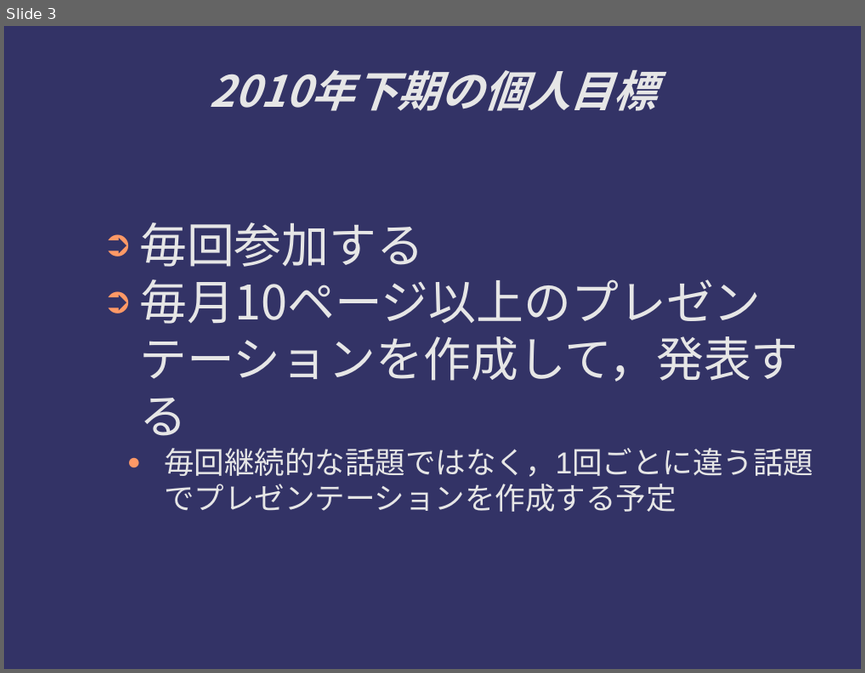
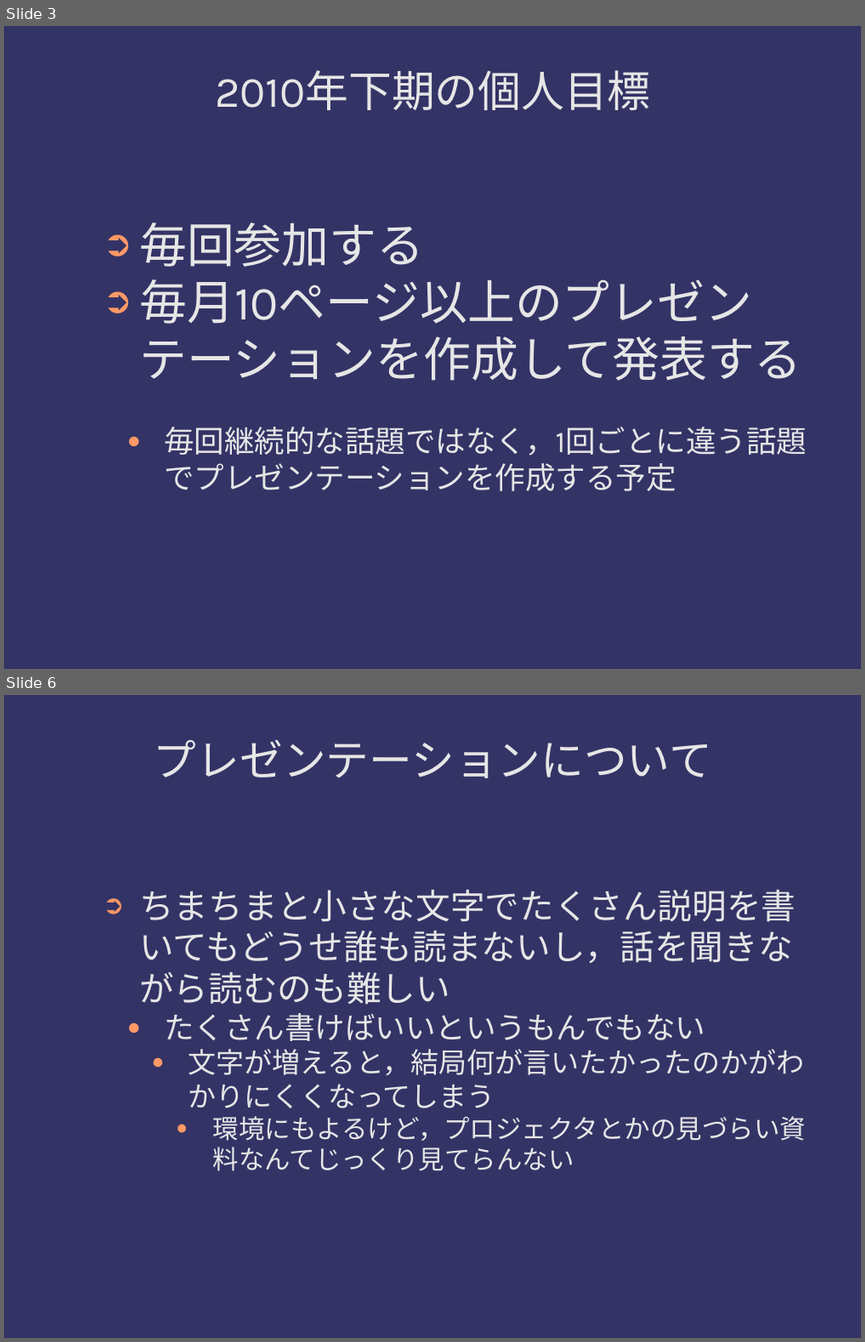
Before and after one commit to red13/presentations, a slide deck: android_20101120/2h_target.odp. Shown one above the other, each under a label of ours: slide 3 before the commit, slides 3 and 6 after it; the slides between them are not shown. The pictures are 865x673 and 865x1342 pixels, drawn with LibreOffice and Linux fonts; fonts in the diff are those of the drawing; background and template pictures are left out. Boxes give left, top, right and bottom in pixels: in the first picture for what was removed or moved away, otherwise in the second. Text is boxed around its words. In the diff, an @@ line names an element or a change of style, - is before the commit and + after.

Commit message:
プレゼン資料を更新

```diff
--- a/android_20101120/2h_target.odp
+++ b/android_20101120/2h_target.odp
@@ slide 6 added at (4,695,861,1338), background #333366 @@
@@ title added at (154,740,712,778), 40 pt, text #E6E6E6 @@
+プレゼンテーションについて
@@ text added at (139,890,806,1171), 32 pt, text #E6E6E6 @@
+➲ ちまちまと小さな文字でたくさん説明を書いてもどうせ誰も読まないし，話を聞きながら読むのも難しい
+  ● たくさん書けばいいというもんでもない
+    ● 文字が増えると，結局何が言いたかったのかがわかりにくくなってしまう
+      ● 環境にもよるけど，プロジェクタとかの見づらい資料なんてじっくり見てらんない
@@ slide 3 changed as well @@
@@ title "2010年下期の個人目標" at (215,70,650,110): font Noto Sans CJK JP to Karla, bold off, italic off @@
@@ text at (139,222,806,455): font Noto Sans CJK JP to Karla in "毎回参加する"; font Arial to Karla in "毎回継続的な話題ではなく，1回ごとに違う話題でプレゼンテーションを作成する予定" @@
@@ text at (139,279,752,324): text changed; font Noto Sans CJK JP to Karla @@
-➲ 毎月10ページ以上のプレゼンテーションを作成して，発表する
+➲ 毎月10ページ以上のプレゼンテーションを作成して発表する
```
Also in this commit, not shown: 2 other slides changed, 15 other slides added, 1 other file.
